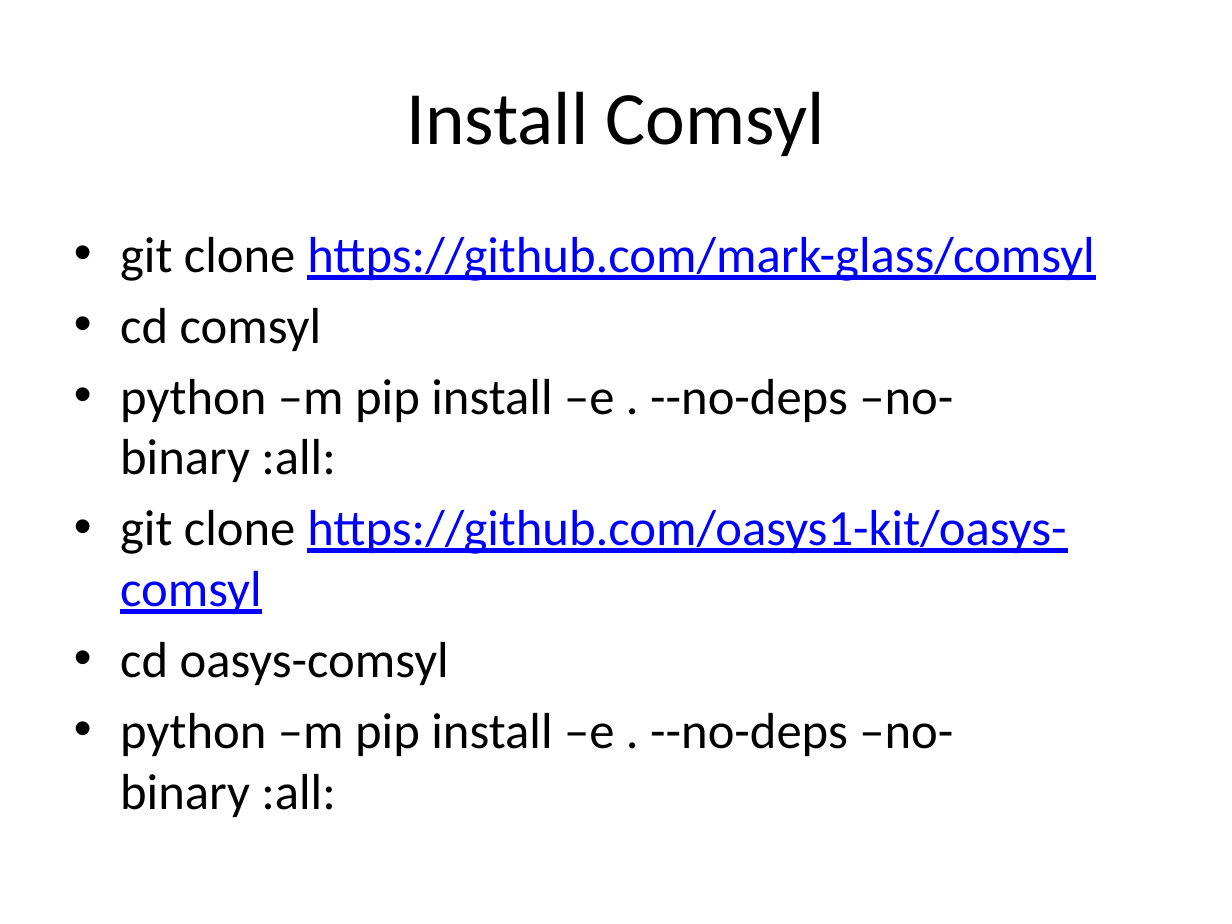
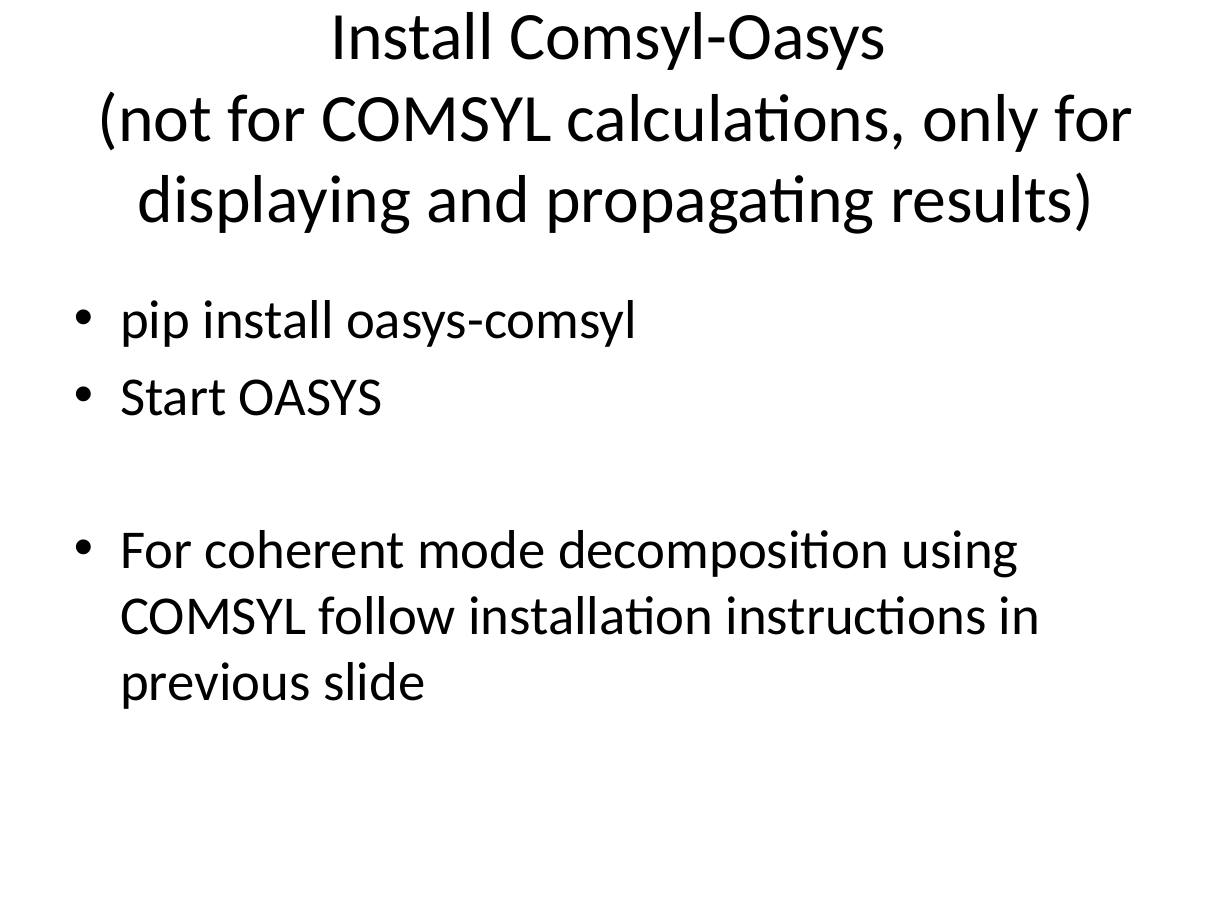
Before and after one commit to oasys-kit/oasys_school, a slide deck: slide 8 of slides/COMSYL.pptx. Drawn at 1232x924 pixels with LibreOffice and Linux fonts; fonts in the diff are those of the drawing. Boxes give left, top, right and bottom in pixels: in the first picture for what was removed or moved away, otherwise in the second. Text is boxed around its words. In the diff, an @@ line names an element or a change of style, - is before the commit and + after.

Commit message:
update

```diff
--- a/slides/COMSYL.pptx
+++ b/slides/COMSYL.pptx
@@ title at (x1=98, y1=12, x2=1134, y2=234): text changed; size 44 to 39.6 pt @@
-Install Comsyl
+Install Comsyl-Oasys
+(not for COMSYL calculations, only for displaying and propagating results)
@@ text at (x1=120, y1=300, x2=1040, y2=709): text changed; size 29.6 to 32 pt @@
-• git clone https://github.com/mark-glass/comsyl
-• cd comsyl
-• python –m pip install –e . --no-deps –no-binary :all:
-• git clone https://github.com/oasys1-kit/oasys-comsyl
-• cd oasys-comsyl
-• python –m pip install –e . --no-deps –no-binary :all:
+• pip install oasys-comsyl
+• Start OASYS
+• For coherent mode decomposition using COMSYL follow installation instructions in previous slide
```
